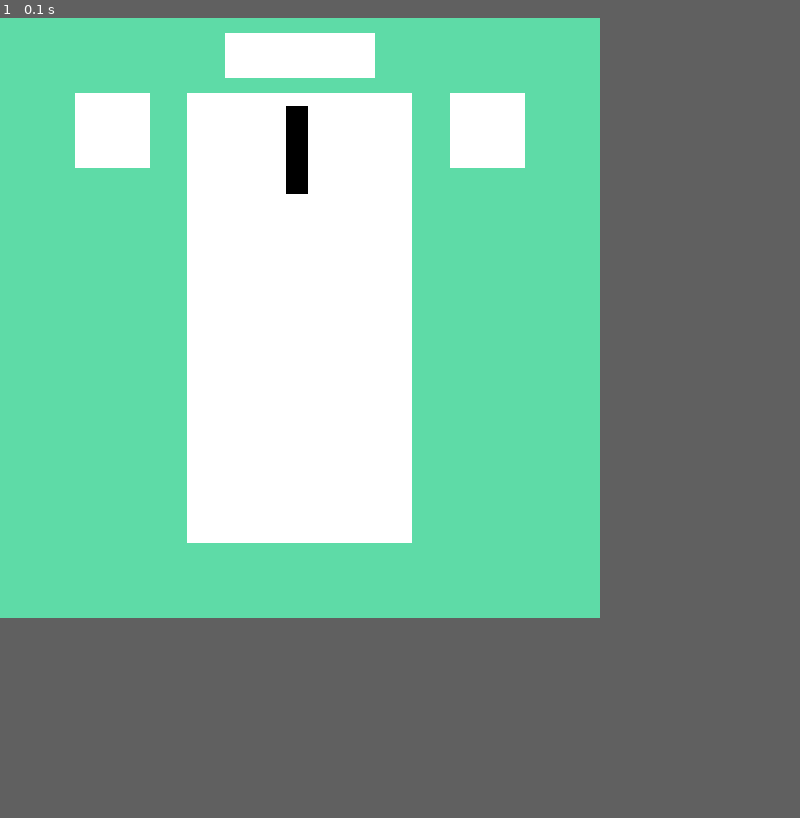
Above: before the commit, frame 1.
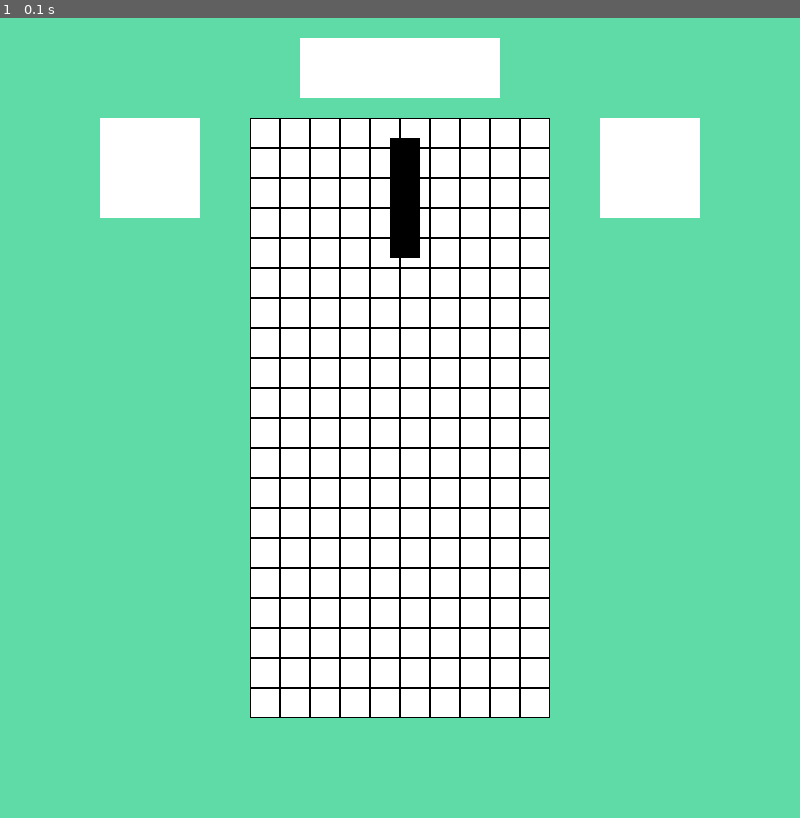
Above: after the commit, the same moment.

Repository: SamiFatmi/Tetris-AI
Game: pygame game, started from tetris_pygame.py
Two runs of this game, one before a commit and one after it. Both use one fixed random seed, a clock stepped at 60 frames per second and the inputs below.
Inputs:
- Up to frame 1 (0.1 s): no input
The window is 600x600 before the commit and 800x800 after it. Grey fills any space a smaller window leaves; there, only what the larger window draws over its background counts as a difference.

The runs differ from the first frame. In frame 1, 29% of the frame differs, in the area x 9-88%, y 1-88%.

Commit message:
Making a grid

Diff:
--- a/tetris_pygame.py
+++ b/tetris_pygame.py
@@ -2,8 +2,11 @@
 
 
 # settings
-main_window_size= 600
+main_window_size= 800
 square_size = int(main_window_size * 0.0375)
+print(square_size)
+print(main_window_size * 0.0375)
+grid_thickeness = 1
 
 #colors:
 background_color = (94,219,167)
@@ -54,6 +57,12 @@
     # drawing the element
     element.draw_element()
 
+    #drawing the grid
+    for x in range(int(main_window_size*0.625/2), int(main_window_size*0.625/2)+10*square_size, square_size):
+        for y in range(int(main_window_size*0.25/2), int(main_window_size*0.25/2)+20*square_size, square_size):
+            rect = pygame.Rect(x, y, square_size, square_size)
+            pygame.draw.rect(window, pygame.Color("black"), rect,grid_thickeness)
+
     # update & update frequency
     pygame.display.update()
     clock.tick(30)
